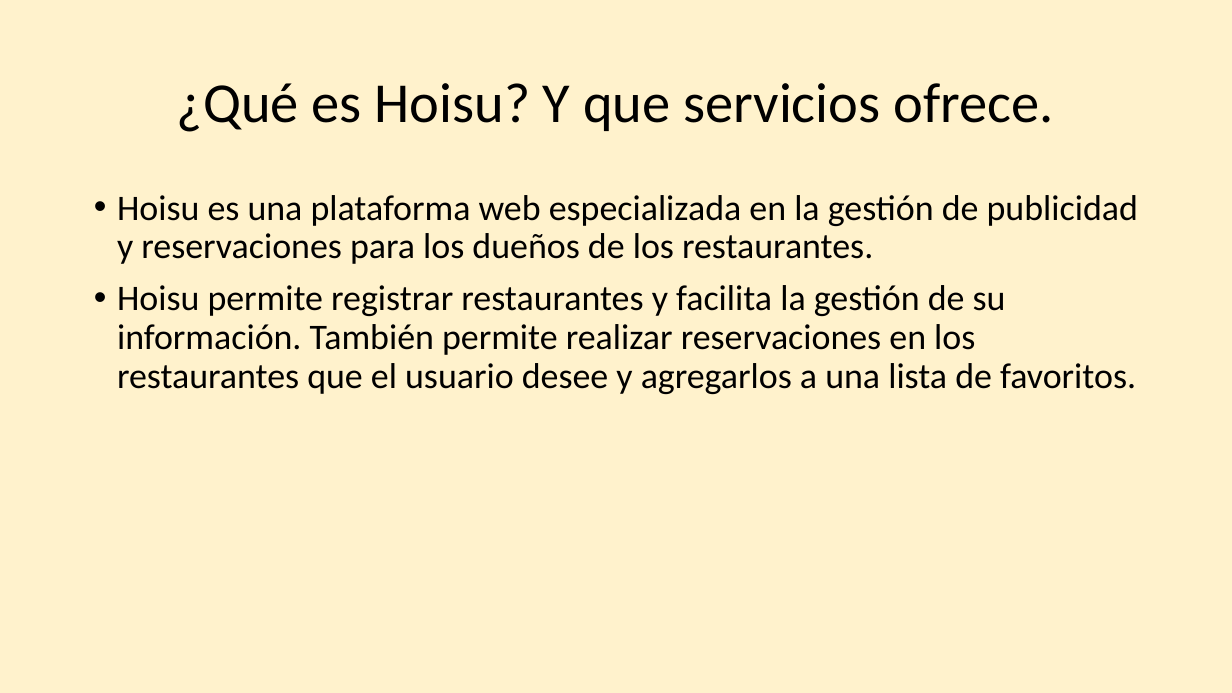
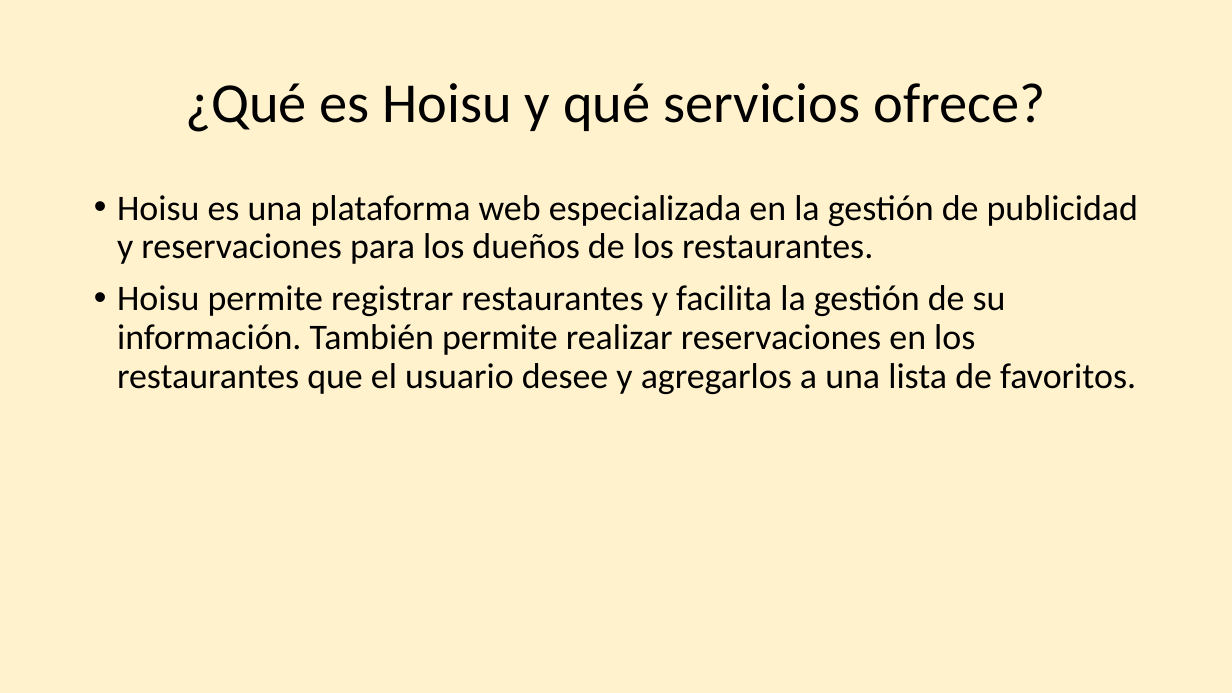
Before and after one commit to SoongCi/hoisu-docs, a slide deck: slide 3 of Capacitacion.pptx. Drawn at 1232x693 pixels with LibreOffice and Linux fonts; fonts in the diff are those of the drawing. Boxes give left, top, right and bottom in pixels: in the first picture for what was removed or moved away, otherwise in the second. Text is boxed around its words. In the diff, an @@ line names an element or a change of style, - is before the commit and + after.

```diff
--- a/Capacitacion.pptx
+++ b/Capacitacion.pptx
@@ title at bbox=[185, 83, 1045, 132]: text changed @@
-¿Qué es Hoisu? Y que servicios ofrece.
+¿Qué es Hoisu y qué servicios ofrece?
```
Also in this commit, not shown: 6 other slides changed, 1 slide added, 1 other file.
